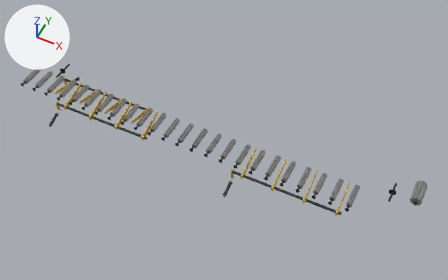
Before and after pictures for a commit that changed the glTF model game/assets/models/headrig_outfeed/headrig_outfeed_parts.glb.
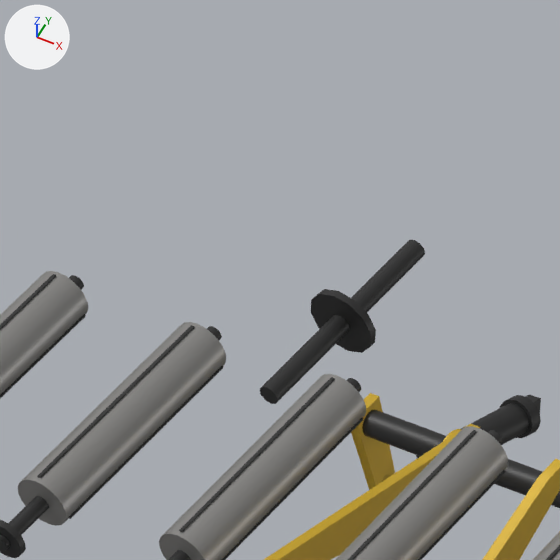
The first picture shows the older version from a camera (50 mm lens) standing at (44.87, -18.76, 18.34) and looking at (37.82, -4.64, 0.69). The close-ups show the older and then the newer version on the part from 7% to 18% of the width and 16% to 33% of the height of that picture. Only the edits that show in the close-ups are written down. Arrows for +X, +Y and +Z are at upper left; the lights stay in place. Where no turn or scale is listed for an object, it has been applied to the vertices.

Script lines for the objects in view, before the commit:
```python
me_ho_cantkickmesh = bpy.data.meshes.new('HO_CantKickMesh')
me_ho_cantkickmesh.from_pydata(...)  # 296 vertices, 548 faces; spans x -2.27..1.95, y -0.1..1.14, z -0.33..0.37
# faces by material slot: [396, 76, 76]
me_ho_cantkickmesh.materials.append(mat_hr_moving)  # yellow #ceaa27
me_ho_cantkickmesh.materials.append(mat_hr_dark)  # dark grey #383838
me_ho_cantkickmesh.materials.append(mat_hr_chrome)  # white #e5e5e3
me_ho_roll3mesh = bpy.data.meshes.new('HO_Roll3Mesh')
me_ho_roll3mesh.from_pydata(...)  # 116 vertices, 208 faces; spans x -0.1..0.1, y -0.68..0.52, z -0.1..0.106
# faces by material slot: [76, 132]
me_ho_roll3mesh.materials.append(mat_hr_wear)  # grey #959491
me_ho_roll3mesh.materials.append(mat_hr_dark)  # dark grey #383838
me_ho_troughtailmesh = bpy.data.meshes.new('HO_TroughTailMesh')
me_ho_troughtailmesh.from_pydata(...)  # a 12-sided cylinder along y spanning x -0.135..0.135, y -0.015..0.015, z -0.135..0.135; a 10-sided cylinder along y spanning x -0.038..0.038, y -0.45..0.45, z -0.04..0.04
me_ho_troughtailmesh.materials.append(mat_hr_dark)  # dark grey #383838
ob_ho_cantkickmesh = bpy.data.objects.new('HO_CantKickMesh', me_ho_cantkickmesh)
ob_ho_cantkickmesh.location = (33.2, -5.9, 0.708)
ob_ho_roll3mesh = bpy.data.objects.new('HO_Roll3Mesh', me_ho_roll3mesh)
ob_ho_roll3mesh.location = (30.5, -5.25, 1.038)
ob_ho_troughtailmesh = bpy.data.objects.new('HO_TroughTailMesh', me_ho_troughtailmesh)
ob_ho_troughtailmesh.location = (29.65, -3.875, 0.308)
# also in view: 'HO_Roll1Mesh' at (29.3, -5.33, 1.04); 'HO_SlabKickMesh' at (32.44, -5.12, 0.73); 'HO_Roll4Mesh' at (31.1, -5.33, 1.04); 'HO_Roll2Mesh' at (29.9, -5.33, 1.04); 'HO_SlabCylMesh' at (30.43, -4.11, 0.26)
```
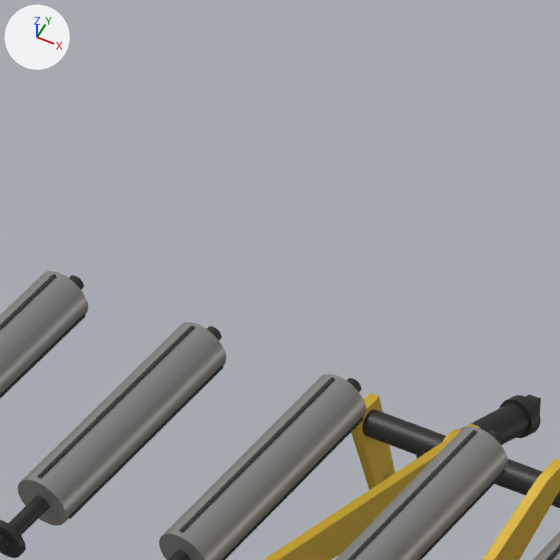
Changed parts and their boxes (x1, y1, x2, y2) in the close-ups (560 x 560 px):
'HO_TroughTailMesh', deleted
    before: (260, 240, 425, 404)

What changed in the scene script:
```text
Remove ob_ho_troughtailmesh:
    ob_ho_troughtailmesh = bpy.data.objects.new('HO_TroughTailMesh', me_ho_troughtailmesh)
    ob_ho_troughtailmesh.location = (29.65, -3.875, 0.308)
```
